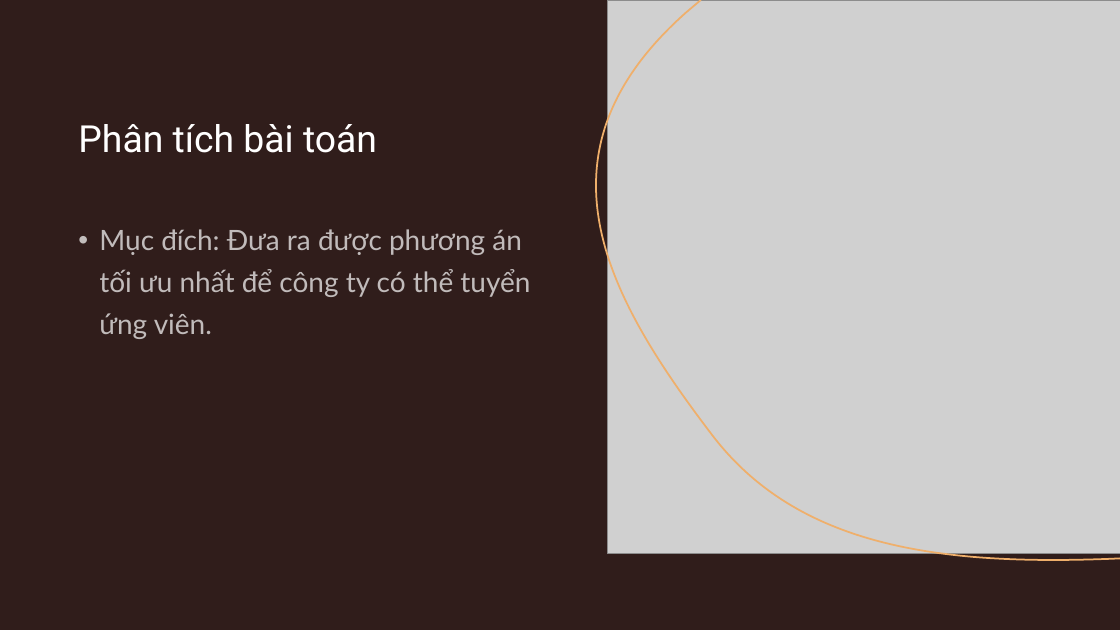
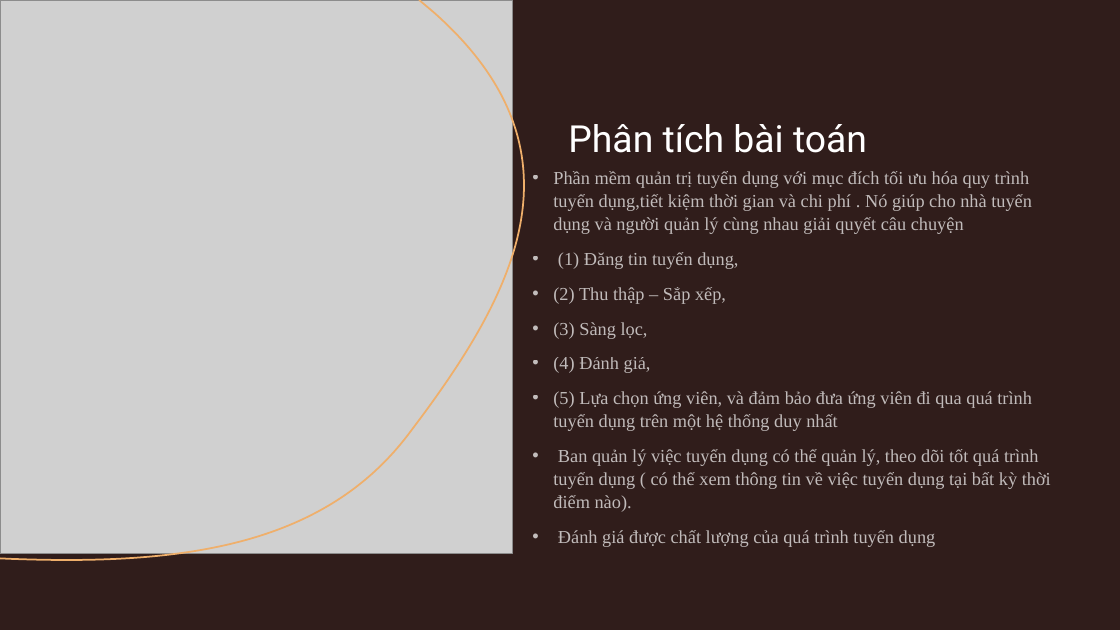
Before and after one commit to Tranphuong99/HTGQD, a slide deck: slide 14 of Báo cáo môn học.pptx. Drawn at 1120x630 pixels with LibreOffice and Linux fonts; fonts in the diff are those of the drawing; grey boxes stand for pictures. Boxes give left, top, right and bottom in pixels: in the first picture for what was removed or moved away, otherwise in the second. Text is boxed around its words. In the diff, an @@ line names an element or a change of style, - is before the commit and + after.

```diff
--- a/Báo cáo môn học.pptx
+++ b/Báo cáo môn học.pptx
@@ picture: place and size @@
-picture at <box>607,0,1120,554</box>
+picture at <box>0,0,513,554</box>
@@ freeform shape: place and size @@
-freeform shape at <box>597,0,1120,560</box>
+freeform shape at <box>0,0,524,560</box>
@@ title "Phân tích bài toán": place and size @@
-title "Phân tích bài toán" at <box>78,124,377,153</box>
+title "Phân tích bài toán" at <box>568,124,867,153</box>
@@ text added at <box>553,171,1051,547</box>, 15.7 pt, text #FFFFFF at 70% opacity @@
+• Phần mềm quản trị tuyển dụng với mục đích tối ưu hóa quy trình tuyển dụng,tiết kiệm thời gian và chi phí . Nó giúp cho nhà tuyển dụng và người quản lý cùng nhau giải quyết câu chuyện
+• (1) Đăng tin tuyển dụng,
+• (2) Thu thập – Sắp xếp,
+• (3) Sàng lọc,
+• (4) Đánh giá,
+• (5) Lựa chọn ứng viên, và đảm bảo đưa ứng viên đi qua quá trình tuyển dụng trên một hệ thống duy nhất
+• Ban quản lý việc tuyển dụng có thể quản lý, theo dõi tốt quá trình tuyển dụng ( có thể xem thông tin về việc tuyển dụng tại bất kỳ thời điểm nào).
+• Đánh giá được chất lượng của quá trình tuyển dụng
@@ text removed at <box>99,229,530,339</box> @@
-• Mục đích: Đưa ra được phương án tối ưu nhất để công ty có thể tuyển ứng viên.
```
Also in this commit, not shown: 7 slides added, 1 slide removed.
